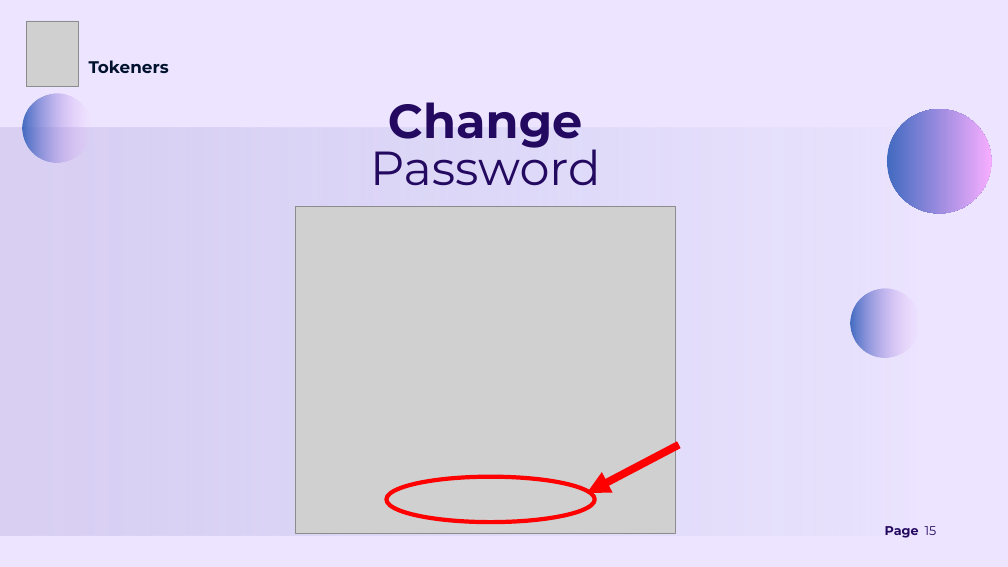
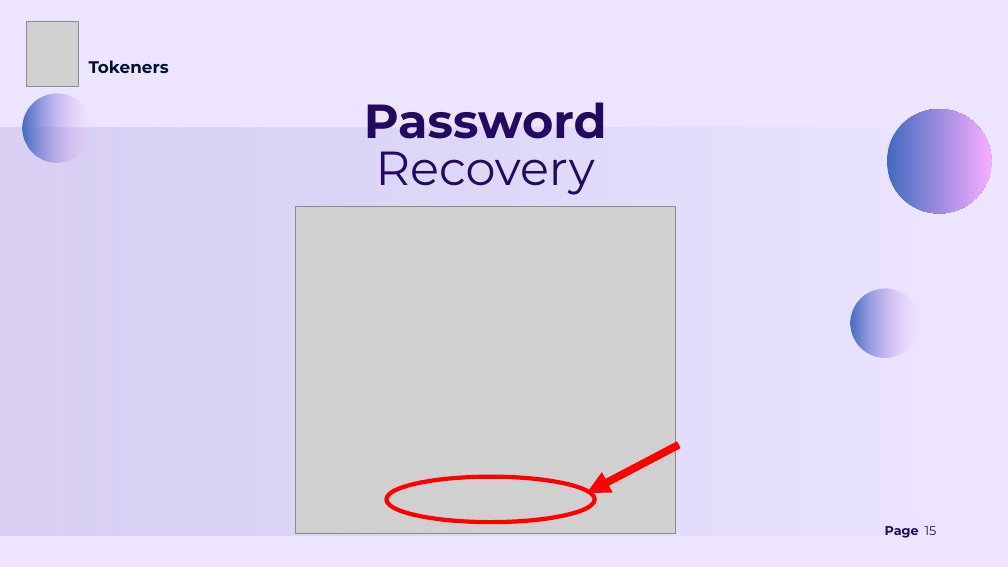
Before and after one commit to AhmedK3019/Zarf-Token, a slide deck: slide 15 of Zarf Token Presentation.pptx. Drawn at 1008x567 pixels with LibreOffice and Linux fonts; fonts in the diff are those of the drawing; grey boxes stand for pictures. Boxes give left, top, right and bottom in pixels: in the first picture for what was removed or moved away, otherwise in the second. Text is boxed around its words. In the diff, an @@ line names an element or a change of style, - is before the commit and + after.

```diff
--- a/Zarf Token Presentation.pptx
+++ b/Zarf Token Presentation.pptx
@@ text "Password": place and size @@
-text "Password" at bbox=[370, 139, 600, 186]
+text "Password" at bbox=[364, 102, 607, 139]
@@ text "Password" at bbox=[364, 102, 607, 139]: bold on @@
@@ text removed at bbox=[388, 102, 582, 148] @@
-Change
@@ text added at bbox=[376, 151, 595, 195], 68.3 pt, text #240960 @@
+Recovery
```
Also in this commit, not shown: 11 other slides changed.
